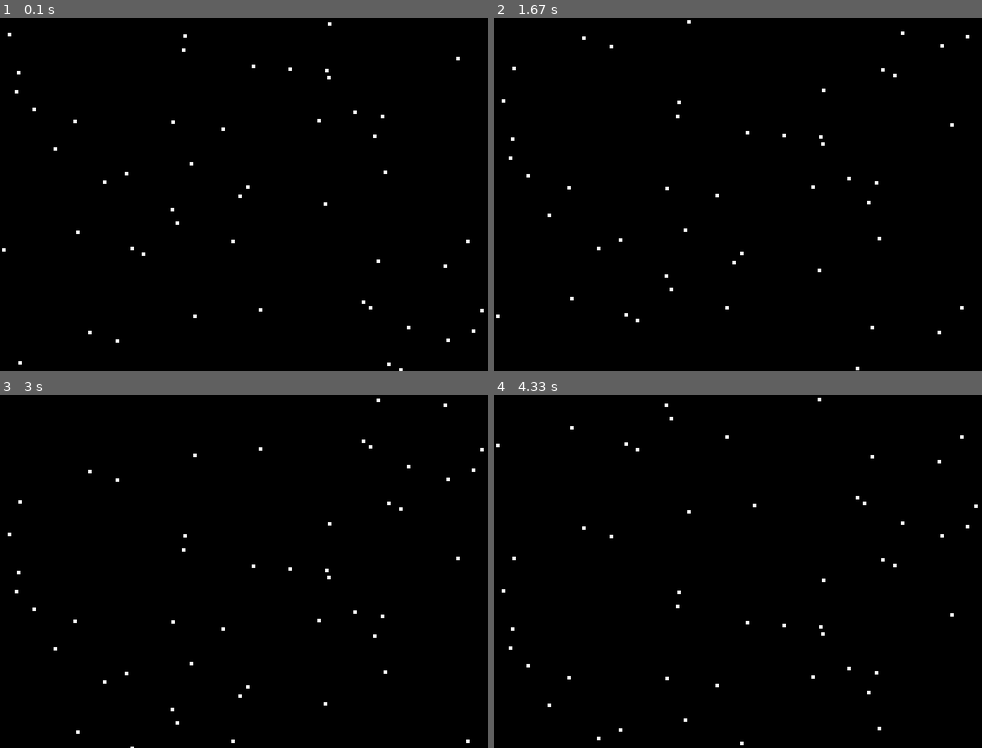
Above: before the commit, frames 1-4 (two rows, left to right).
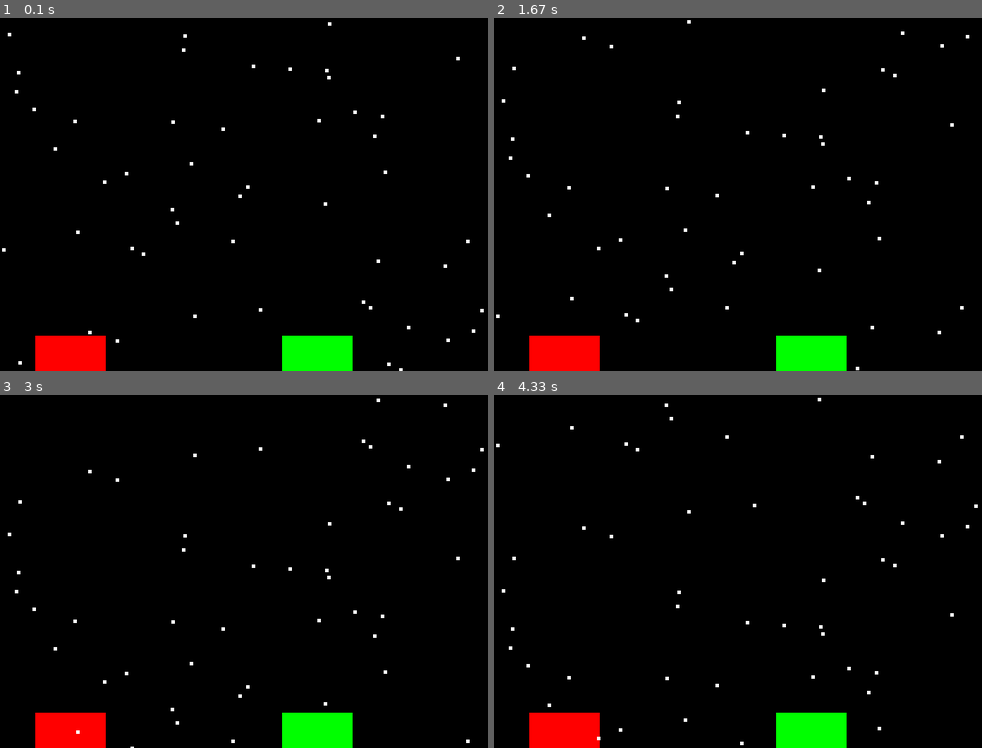
Above: after the commit, the same moments.

Repository: Lazar-Djukovic/Lazar-Djukovic-schoolwork
Game: pygame game, started from Object Oriented Programing/Snow/snow_4_Sprites.py
The game is run twice, just before and just after one commit, with the same random seed, the same clock (stepped at 60 frames per second) and the same inputs.
Inputs:
- Up to frame 1 (0.1 s): no input
- Up to frame 2 (1.67 s): no input
- Up to frame 3 (3 s): no input
- Up to frame 4 (4.33 s): no input

The runs differ from the first frame. In frame 1, 2.9% of the frame differs, in the area x 7-73%, y 90-100%; in frame 2, 2.9%; in frame 3, 2.9%; in frame 4, 2.9%.

Commit message:
Added houses to snow
red and green house as sprites

Diff:
--- a/Object Oriented Programing/Snow/snow_4_Sprites.py
+++ b/Object Oriented Programing/Snow/snow_4_Sprites.py
@@ -8,21 +8,24 @@
 GREEN = (0, 255, 0)
 RED = (255, 0, 0)
 
-class House:
-  age = 40
-  def __init__(self):
-    self.y = 440
-    self.x = 100
-    self.colour = RED
-    self.height = 100
-    self.width = 200
-  #end procedure
+## -- Define the class house which is a sprite
+class House(pygame.sprite.Sprite):
+# Define the constructor for house
+  def __init__(self, color, width, height, posx, posy):
+  # Call the sprite constructor
+    super().__init__()
+    # Create a sprite and fill it with colour
+    self.image = pygame.Surface([width,height])
+    self.image.fill(color)
+    # Set the position of the sprite
+    self.rect = self.image.get_rect()
+    self.rect.x = posx
+    self.rect.y = posy
+  #End Procedure
+
   def update(self):
     pass
-  def draw(self):
-      pygame.draw.rect(screen, self.colour, [self.x,self.y,self.height,self.width])
-  #end procdure
-#end class
+#End Class
 
 ## -- Define the class snow which is a sprite
 class Snow(pygame.sprite.Sprite):
@@ -65,6 +68,11 @@
 # Create a list of all sprites
 all_sprites_group = pygame.sprite.Group()
 
+#add the house to the group of sprites
+redhouse = House(RED, 100, 50, 50, 450)
+greenhouse = House(GREEN, 100, 50, 400, 450)
+all_sprites_group.add(redhouse)
+all_sprites_group.add(greenhouse)
 # Create the snowflakes
 number_of_flakes = 50 # we are creating 50 snowflakes
 for x in range (number_of_flakes):
